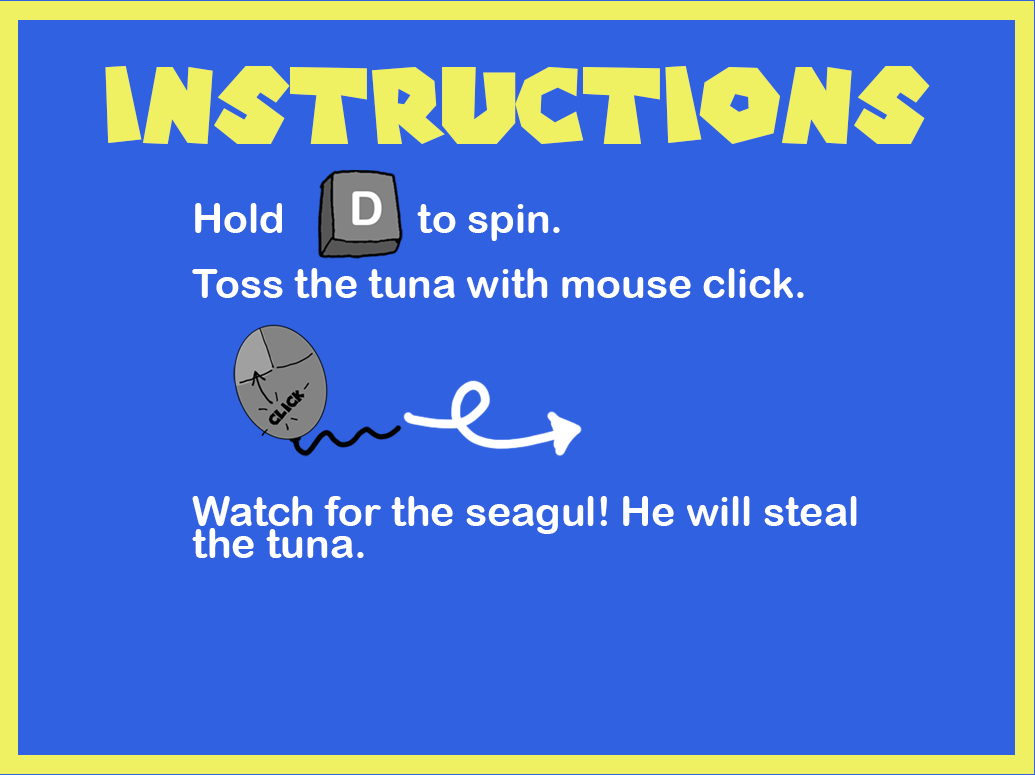
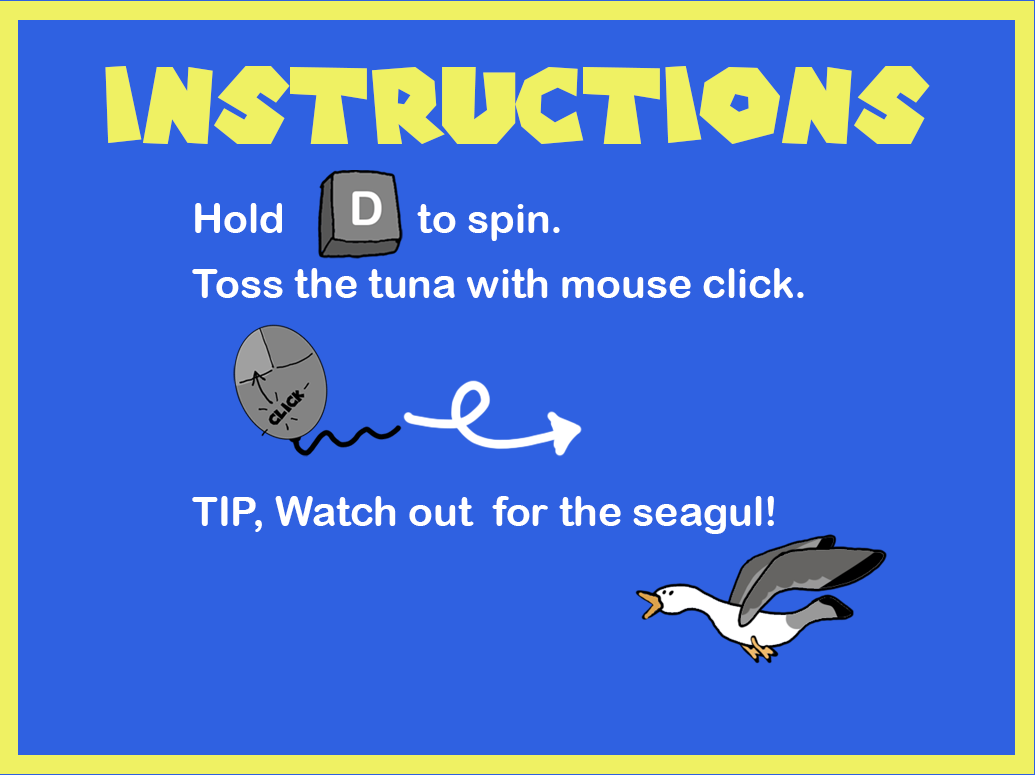
Revision of a layered 1035 x 775 image; what changed, layer by layer:
added group "seagul1" with 7 layers above "Hold to spin. Toss the tuna with mouse click." over [635,534,887,664]
added layer "Layer 15" in group "seagul1" over [662,589,675,597]
added layer "Layer 14" in group "seagul1" over [750,635,779,664]
added layer "Layer 13" in group "seagul1" over [737,546,887,628]
added layer "Layer 12" in group "seagul1" over [635,590,665,620]
added layer "Layer 11" in group "seagul1" over [650,583,854,650]
added layer "Layer 10" in group "seagul1" over [724,534,884,635]
added layer "Layer 9" in group "seagul1" over [738,635,767,664]
painted on "Hold to spin. Toss the tuna with mouse click." over [192,496,857,558]
